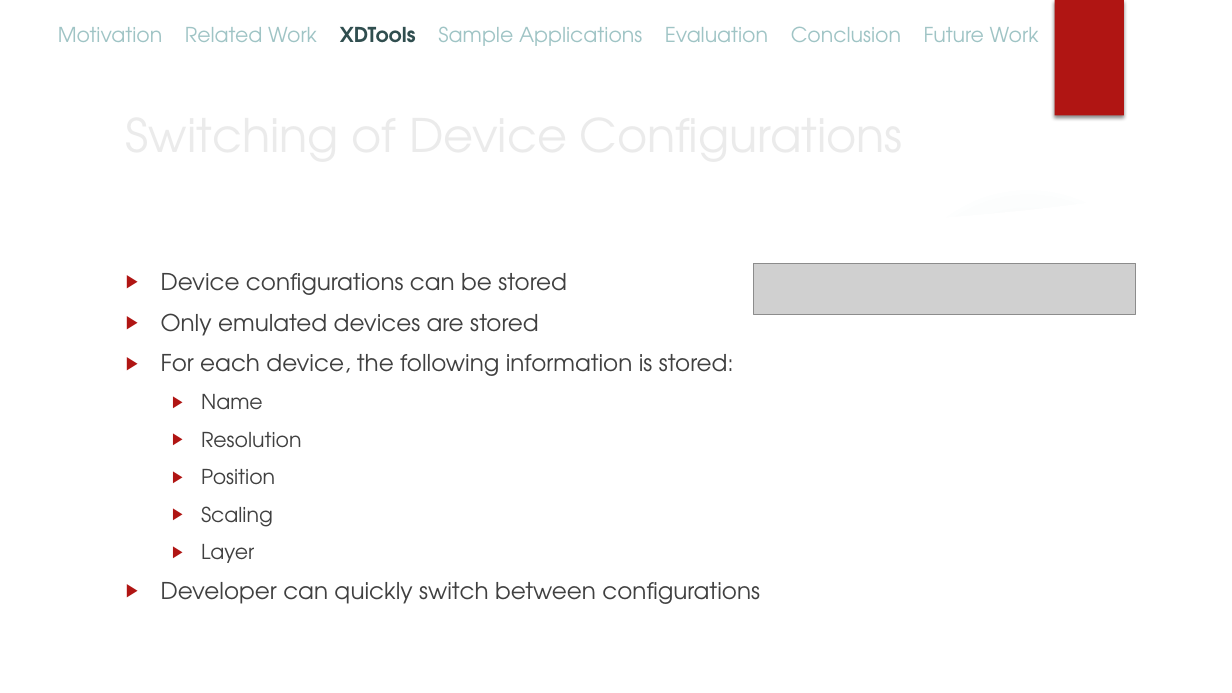
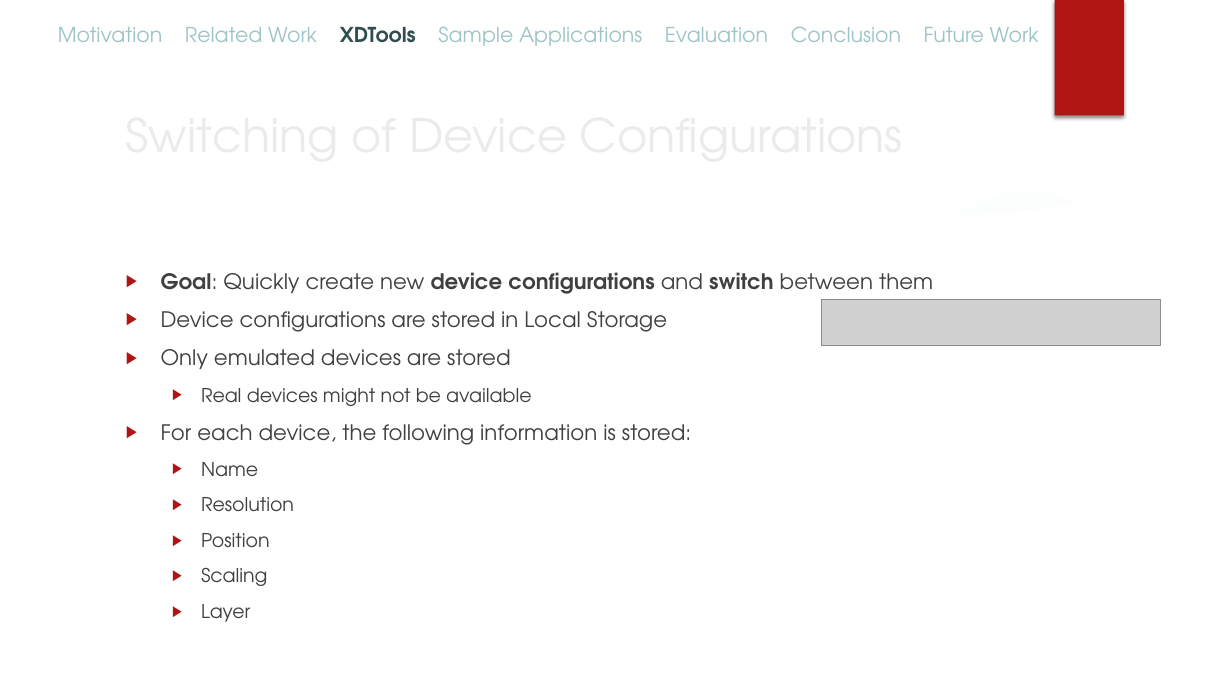
Before and after one commit to mhusm/XDTools, a slide deck: slide 9 of Presentations/Final/XDTools.pptx (slide 8 before the commit). Drawn at 1232x693 pixels with LibreOffice and Linux fonts; fonts in the diff are those of the drawing; grey boxes stand for pictures; background and template pictures are left out. Boxes give left, top, right and bottom in pixels: in the first picture for what was removed or moved away, otherwise in the second. Text is boxed around its words. In the diff, an @@ line names an element or a change of style, - is before the commit and + after.

```diff
--- a/Presentations/Final/XDTools.pptx
+++ b/Presentations/Final/XDTools.pptx
@@ text at bbox=[161, 272, 933, 332]: text changed; size 18 to 16.6 pt @@
-▶ Device configurations can be stored
+▶ Goal: Quickly create new device configurations and switch between them
+▶ Device configurations are stored in Local Storage
@@ picture: place and size @@
-picture at bbox=[754, 263, 1137, 314]
+picture at bbox=[822, 300, 1161, 346]
@@ text at bbox=[161, 349, 691, 622]: size 18 to 16.6 pt in "Only emulated devices are stored", "For each device, the following information is ..."; size 16 to 14.8 pt in "Name", "Resolution", "Position", "Scaling" and 1 more places @@
@@ text at bbox=[201, 388, 531, 406]: paragraph added @@
+  ▶ Real devices might not be available
@@ text at bbox=[161, 582, 760, 604]: paragraph removed @@
-▶ Developer can quickly switch between configurations
```
Also in this commit, not shown: 16 other slides changed, 2 slides added.
